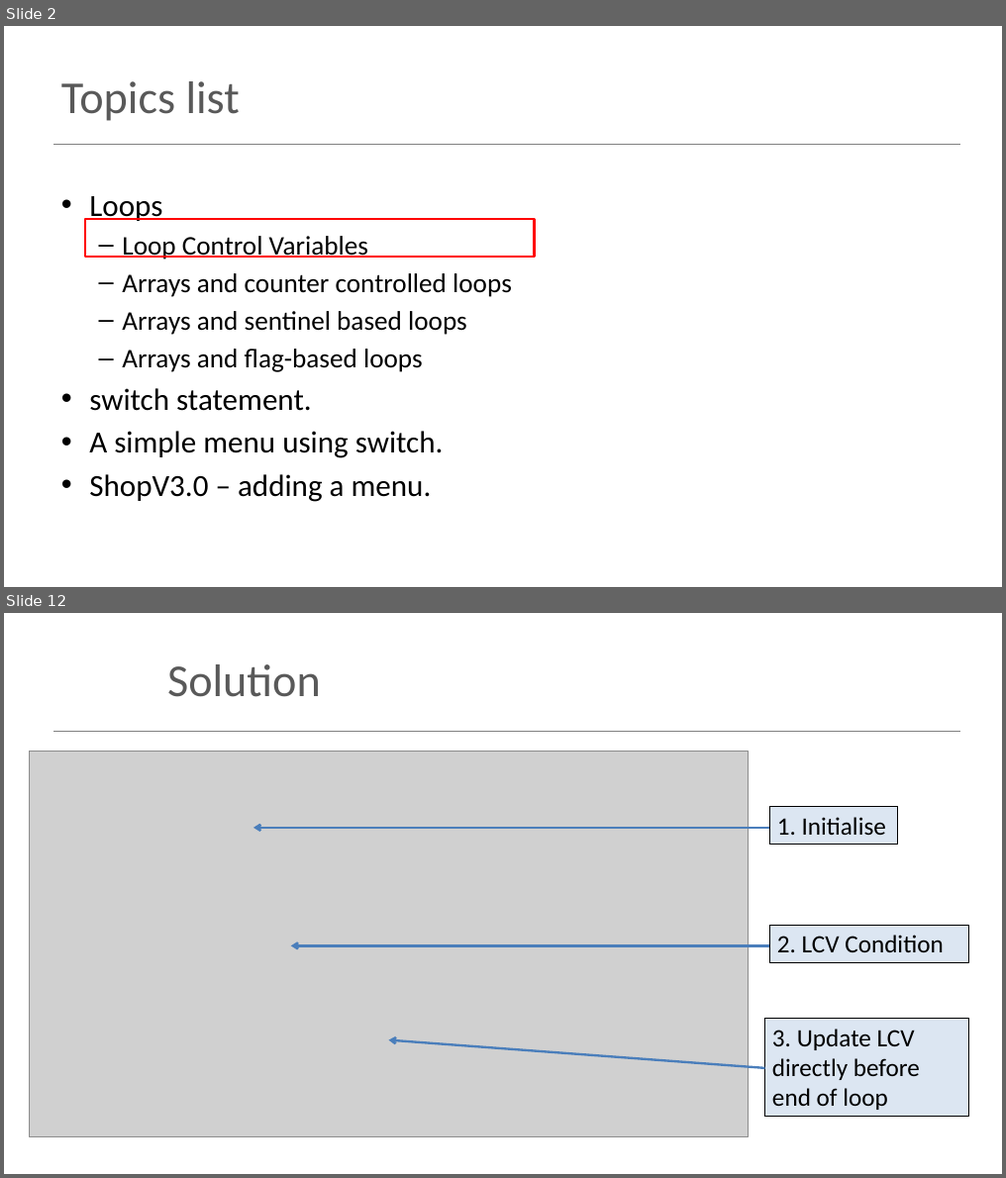
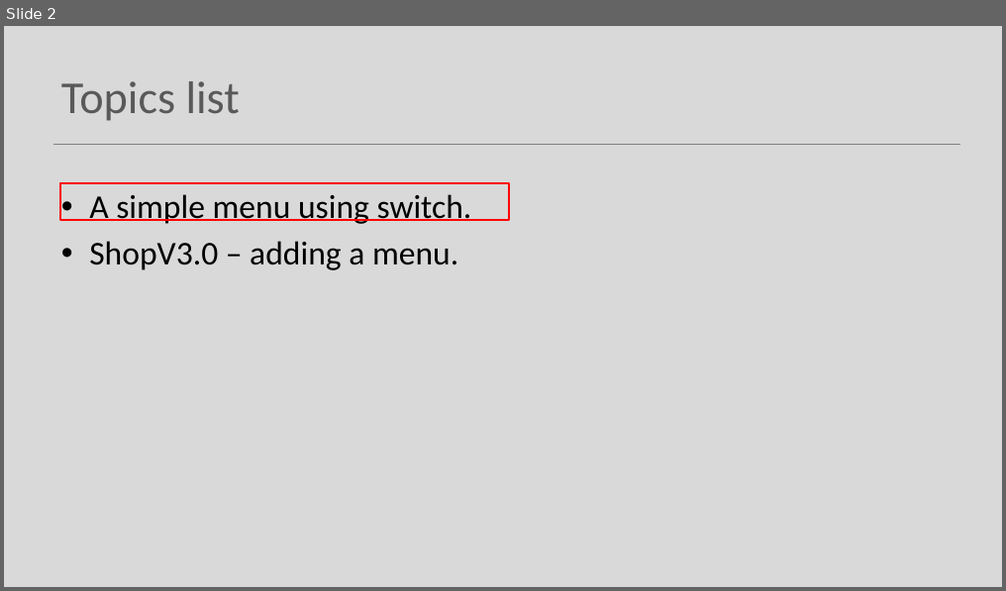
Before and after one commit to Programming-Fundamentals-SETU/prog-fund-1-sept-25, a slide deck: topic09-menus-and-persistence/unit-1/talk-3-menu/c-menu.pptx. Shown one above the other, each under a label of ours: slides 2 and 12 before the commit, slide 2 after it; the slides between them are not shown. The pictures are 1006x1178 and 1006x591 pixels, drawn with LibreOffice and Linux fonts; fonts in the diff are those of the drawing; grey boxes stand for pictures. Boxes give left, top, right and bottom in pixels: in the first picture for what was removed or moved away, otherwise in the second. Text is boxed around its words. In the diff, an @@ line names an element or a change of style, - is before the commit and + after.

```diff
--- a/topic09-menus-and-persistence/unit-1/talk-3-menu/c-menu.pptx
+++ b/topic09-menus-and-persistence/unit-1/talk-3-menu/c-menu.pptx
@@ slide 12 removed at (4,613,1002,1174), background #FFFFFF; not listed: 1 template element that a slide beside it also shows @@
@@ title removed at (167,664,321,697) @@
-Solution
@@ picture removed at (30,751,748,1137) @@
@@ rectangle removed at (770,806,898,844) @@
-1. Initialise
@@ arrow removed from (770, 828) to (253, 828) @@
@@ rectangle removed at (770,925,969,962) @@
-2. LCV Condition
@@ arrow removed from (770, 947) to (291, 947) @@
@@ rectangle removed at (765,1019,969,1117) @@
-3. Update LCV directly before end of loop
@@ arrow removed from (765, 1068) to (389, 1041) @@
@@ slide 2 changed as well @@
@@ background #FFFFFF to #D9D9D9 @@
@@ text "A simple menu using switch." at (89,194,472,271): size 29.6 to 32 pt @@
@@ rectangle: place and size @@
-rectangle at (85,219,534,257)
+rectangle at (60,183,509,221)
@@ text at (89,196,512,411): paragraphs removed @@
-• Loops
-  – Loop Control Variables
-  – Arrays and counter controlled loops
-  – Arrays and sentinel based loops
-  – Arrays and flag-based loops
-• switch statement.
```
Also in this commit, not shown: 13 other slides changed, 28 other slides removed, 1 other file.
